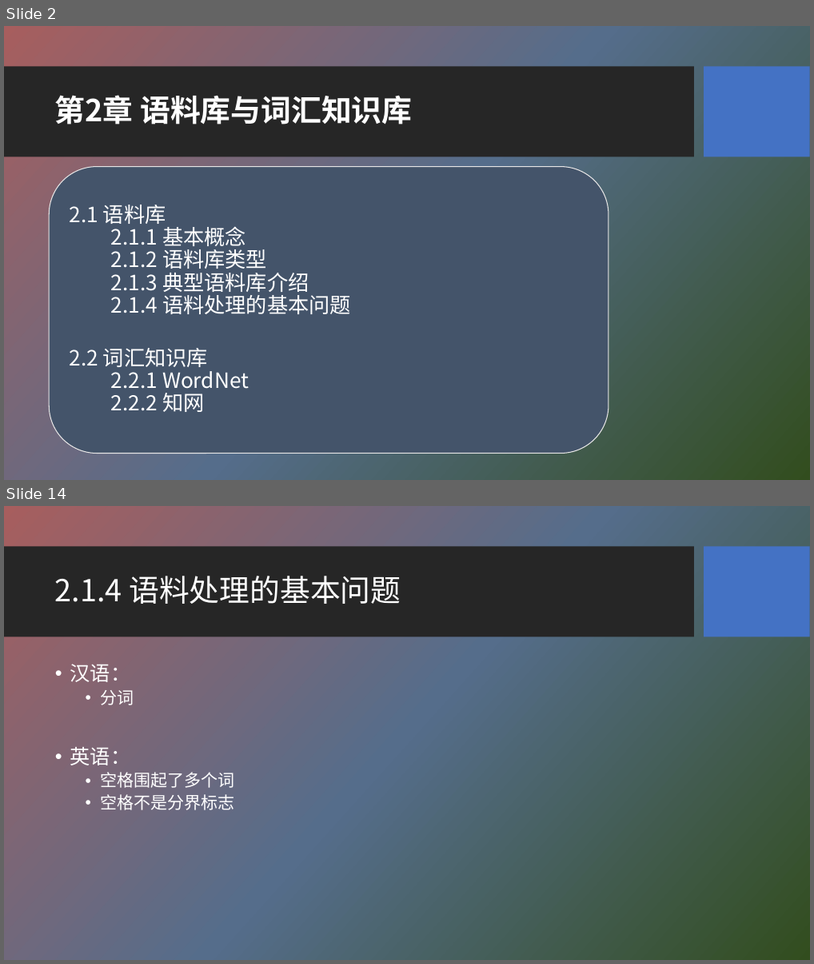
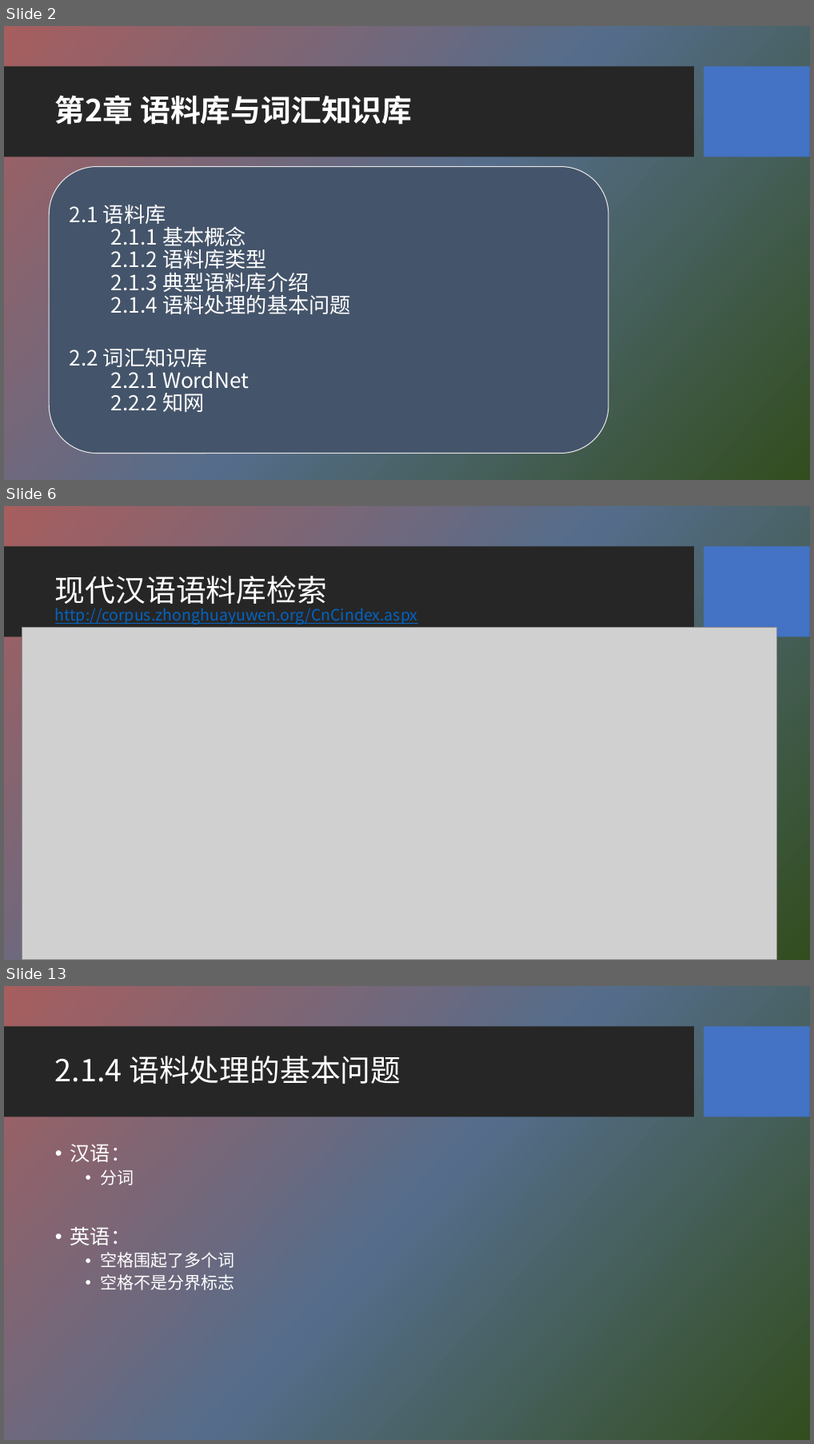
Before and after one commit to HBU/NLP_PPT, a slide deck: PPT-2020/ch02 语料库与词汇知识库.pptx. Shown one above the other, each under a label of ours: slides 2 and 14 before the commit, slides 2, 6 and 13 after it; the slides between them are not shown. The pictures are 814x964 and 814x1444 pixels, drawn with LibreOffice and Linux fonts; fonts in the diff are those of the drawing; grey boxes stand for pictures; background and template pictures are left out. Boxes give left, top, right and bottom in pixels: in the first picture for what was removed or moved away, otherwise in the second. Text is boxed around its words. In the diff, an @@ line names an element or a change of style, - is before the commit and + after.

```diff
--- a/PPT-2020/ch02 语料库与词汇知识库.pptx
+++ b/PPT-2020/ch02 语料库与词汇知识库.pptx
@@ slide 6 added at (4, 506, 810, 960), background picture (left out); not listed: 2 template elements that a slide beside it also shows @@
@@ title added at (55, 576, 327, 609), 36 pt, text #FFFFFF @@
+现代汉语语料库检索
@@ text added at (55, 608, 418, 624), 18.6 pt, text #0563C1, underline @@
+http://corpus.zhonghuayuwen.org/CnCindex.aspx
@@ picture added at (22, 628, 777, 959) @@
@@ what was slide 14 is now slide 13 @@
```
Also in this commit, not shown: 9 slides changed, 2 other slides added, 1 slide removed, 1 other file.
